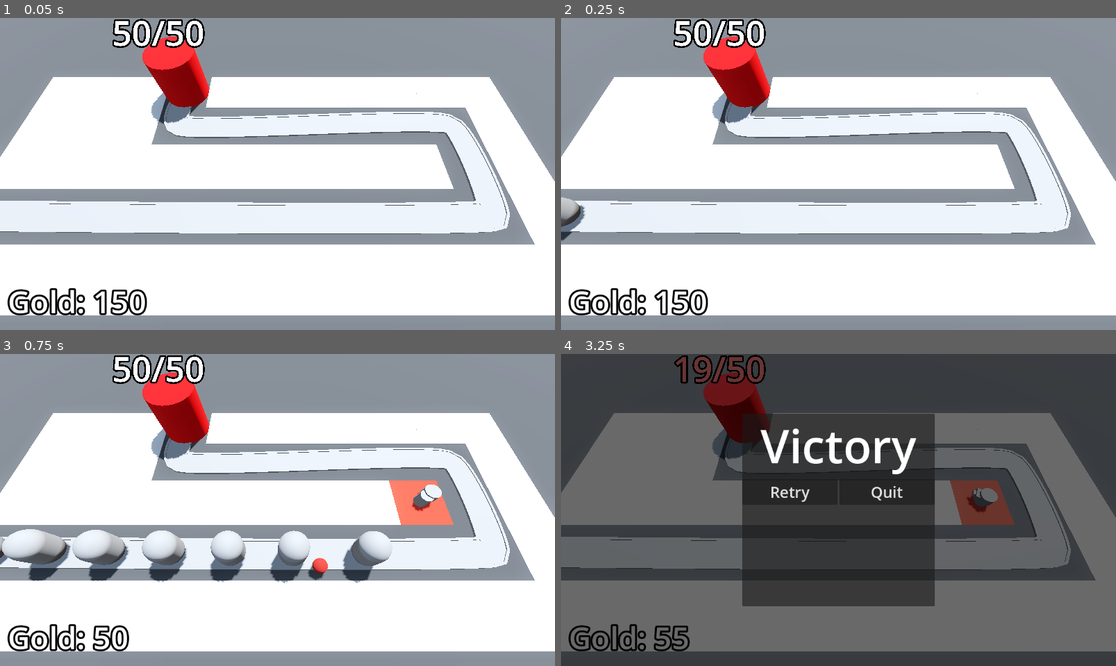
Above: before the commit, frames 1-4 (two rows, left to right).
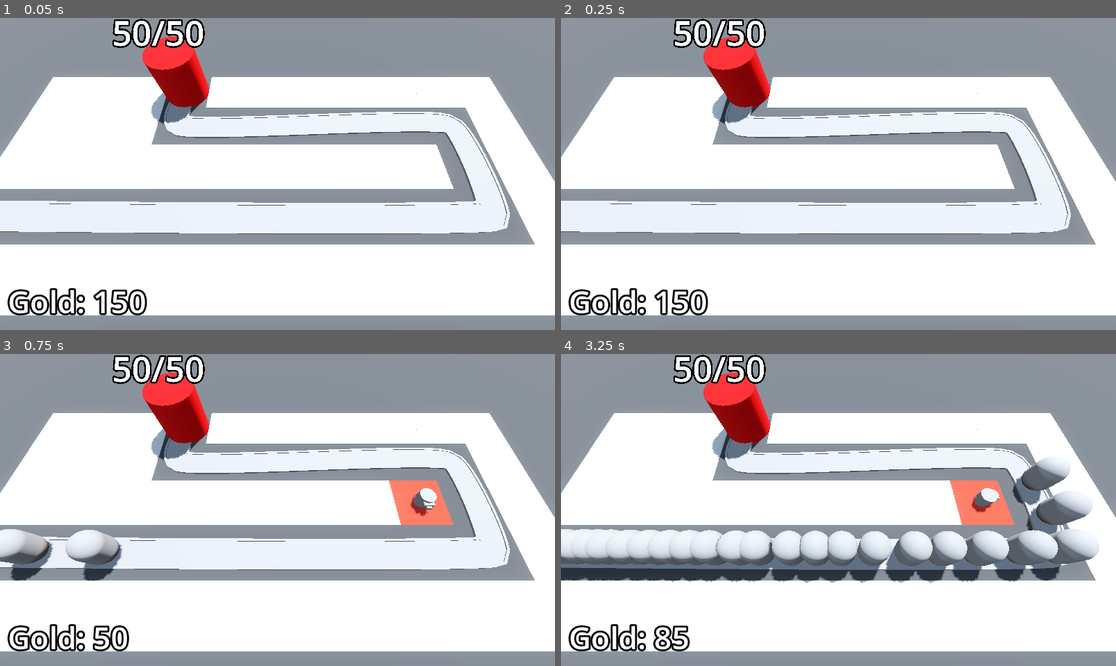
Above: after the commit, the same moments.

Repository: beltranbot/barbarian-blaster
Game: Godot game, scene res://BaseLevel.tscn
Two runs of this game, one before a commit and one after it. Both use one fixed random seed, a clock stepped at 60 frames per second and the inputs below.
Inputs (mouse positions are in pixels of both pictures, inside the frame that each line leads up to):
- Up to frame 1 (0.05 s): no input
- Up to frame 2 (0.25 s): no input
- Up to frame 3 (0.75 s): move the mouse to (399, 494) at 0.52 s; press the mouse at (399, 494) at 0.53 s
- Up to frame 4 (3.25 s): move the mouse to (727, 525) at 1.27 s; release the mouse at (727, 525) at 1.28 s; click (727, 525) at 1.35 s; move the mouse to (894, 441) at 2.02 s; press the mouse at (894, 441) at 2.03 s; move the mouse to (810, 572) at 2.77 s; release the mouse at (810, 572) at 2.78 s; click (810, 572) at 2.85 s

Frame 1 is identical in both runs. In frame 2, 0.4% of the frame differs, in the area x 0-5%, y 57-72%; in frame 3, 5.0%; in frame 4, 94%, in the area x 0-100%, y 0-100%.

Commit message:
3.30 Using GLTF files

Diff:
--- a/Base/base.gd
+++ b/Base/base.gd
@@ -20,7 +20,7 @@
 
 func _ready() -> void:
 	current_health = max_health
-	Engine.time_scale = 20
+	Engine.time_scale = 10
 
 func take_damage() -> void:
 	current_health -= 1
--- a/UserInterface/victory_layer.gd
+++ b/UserInterface/victory_layer.gd
@@ -1,5 +1,23 @@
 extends CanvasLayer
 
+@onready var star_1: TextureRect = %Star1
+@onready var star_2: TextureRect = %Star2
+@onready var star_3: TextureRect = %Star3
+@onready var base = get_tree().get_first_node_in_group("base")
+@onready var bank = get_tree().get_first_node_in_group("bank")
+@onready var survived_label: Label = %SurvivedLabel
+@onready var health_label: Label = %HealthLabel
+@onready var money_label: Label = %MoneyLabel
+
+
+func victory() -> void:
+	visible = true
+	if base.max_health == base.current_health:
+		star_2.modulate = Color.WHITE
+		health_label.visible = true
+	if bank.gold >= 500:
+		star_3.modulate = Color.WHITE
+		money_label.visible = true
 
 
 func _on_retry_button_pressed() -> void:
--- a/UserInterface/victory_layer.tscn
+++ b/UserInterface/victory_layer.tscn
@@ -1,6 +1,7 @@
-[gd_scene load_steps=3 format=3 uid="uid://dwrmuqlel0jss"]
+[gd_scene load_steps=4 format=3 uid="uid://dwrmuqlel0jss"]
 
 [ext_resource type="Script" path="res://UserInterface/victory_layer.gd" id="1_3pfet"]
+[ext_resource type="Texture2D" uid="uid://dre1rwxwmjq1l" path="res://Assets/star.png" id="2_5laxp"]
 
 [sub_resource type="LabelSettings" id="LabelSettings_7uuao"]
 font_size = 96
@@ -36,6 +37,57 @@
 label_settings = SubResource("LabelSettings_7uuao")
 horizontal_alignment = 1
 
+[node name="StarContainer" type="HBoxContainer" parent="CenterContainer/PanelContainer/VBoxContainer"]
+layout_mode = 2
+
+[node name="Star1" type="TextureRect" parent="CenterContainer/PanelContainer/VBoxContainer/StarContainer"]
+unique_name_in_owner = true
+custom_minimum_size = Vector2(128, 128)
+layout_mode = 2
+size_flags_horizontal = 3
+texture = ExtResource("2_5laxp")
+expand_mode = 2
+stretch_mode = 5
+
+[node name="Star2" type="TextureRect" parent="CenterContainer/PanelContainer/VBoxContainer/StarContainer"]
+unique_name_in_owner = true
+modulate = Color(0, 0, 0, 1)
+custom_minimum_size = Vector2(128, 128)
+layout_mode = 2
+size_flags_horizontal = 3
+texture = ExtResource("2_5laxp")
+expand_mode = 2
+stretch_mode = 5
+
+[node name="Star3" type="TextureRect" parent="CenterContainer/PanelContainer/VBoxContainer/StarContainer"]
+unique_name_in_owner = true
+modulate = Color(0, 0, 0, 1)
+custom_minimum_size = Vector2(128, 128)
+layout_mode = 2
+size_flags_horizontal = 3
+texture = ExtResource("2_5laxp")
+expand_mode = 2
+stretch_mode = 5
+
+[node name="SurvivedLabel" type="Label" parent="CenterContainer/PanelContainer/VBoxContainer"]
+layout_mode = 2
+text = "Survived +1"
+horizontal_alignment = 1
+
+[node name="HealthLabel" type="Label" parent="CenterContainer/PanelContainer/VBoxContainer"]
+unique_name_in_owner = true
+visible = false
+layout_mode = 2
+text = "Full Health +1"
+horizontal_alignment = 1
+
+[node name="MoneyLabel" type="Label" parent="CenterContainer/PanelContainer/VBoxContainer"]
+unique_name_in_owner = true
+visible = false
+layout_mode = 2
+text = "Money money money +1"
+horizontal_alignment = 1
+
 [node name="HBoxContainer" type="HBoxContainer" parent="CenterContainer/PanelContainer/VBoxContainer"]
 layout_mode = 2
 
--- a/enemy_path.gd
+++ b/enemy_path.gd
@@ -23,4 +23,4 @@
 		for child in get_children():
 			if child is PathFollow3D:
 				return
-		victory_layer.visible = true
+		victory_layer.victory()
Binary file added: Assets/star.png
Not shown, added: Assets/star.png.import
